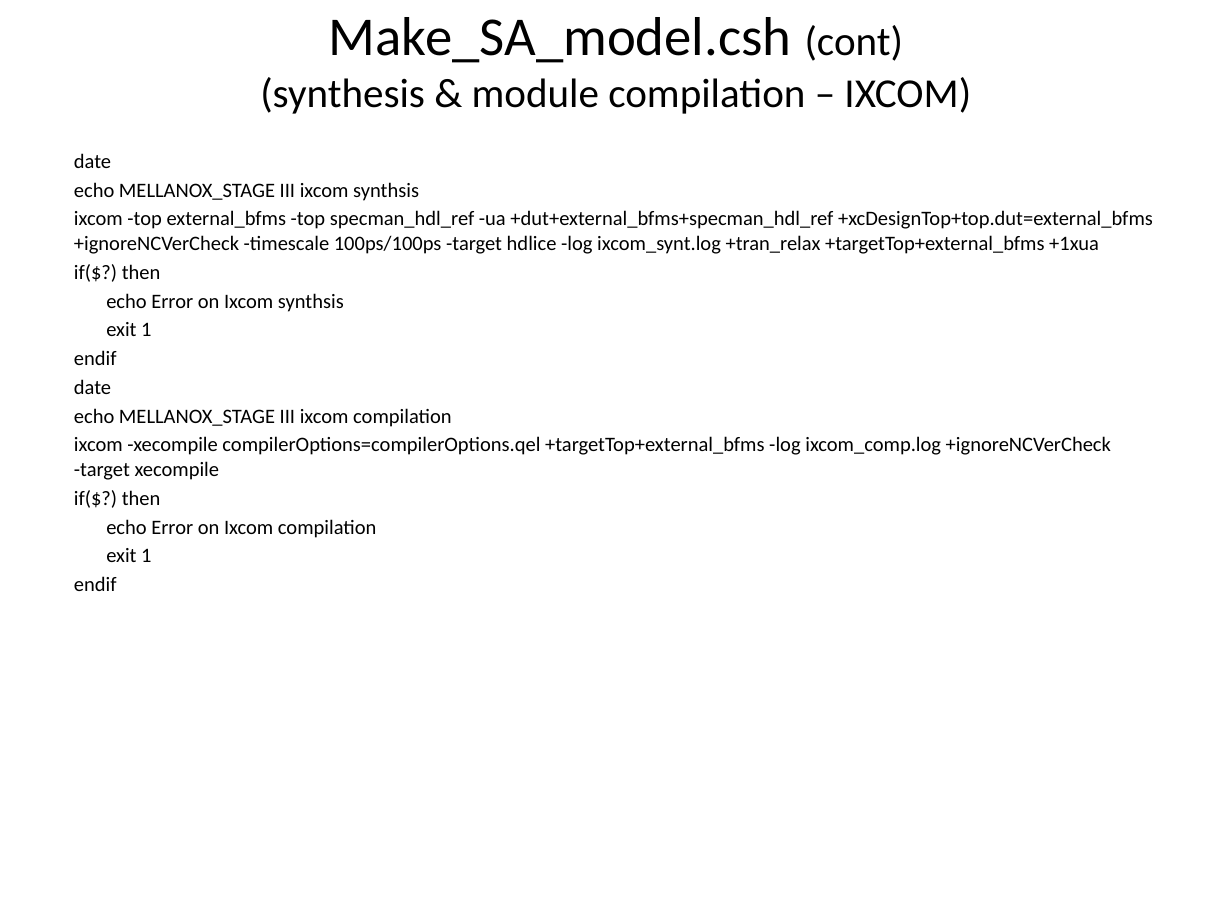
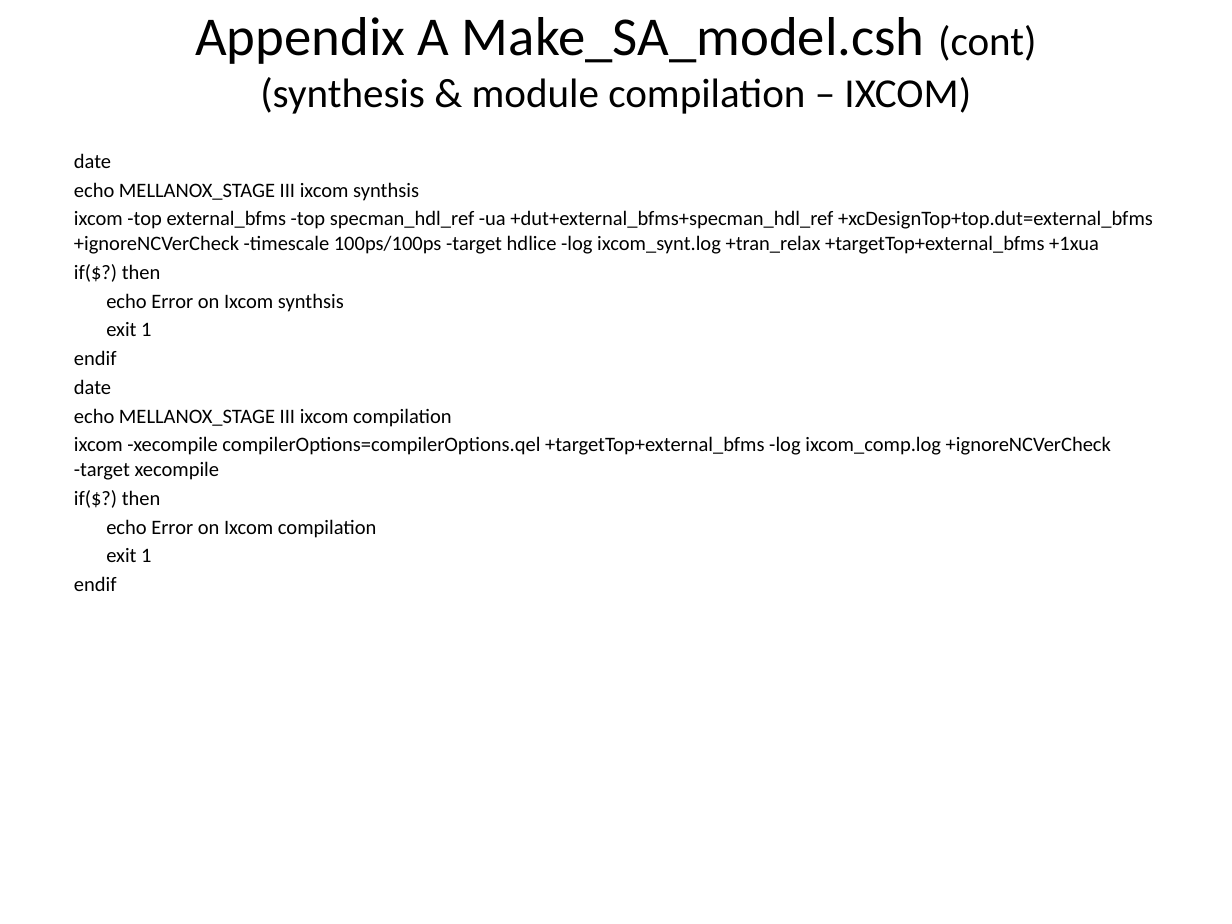
Before and after one commit to zahike/Palladium, a slide deck: slide 15 of Simulation Acceleration tutoria.pptx (slide 12 before the commit). Drawn at 1232x924 pixels with LibreOffice and Linux fonts; fonts in the diff are those of the drawing. Boxes give left, top, right and bottom in pixels: in the first picture for what was removed or moved away, otherwise in the second. Text is boxed around its words. In the diff, an @@ line names an element or a change of style, - is before the commit and + after.

Commit message:
start working modules (inputs)

```diff
--- a/Simulation Acceleration tutoria.pptx
+++ b/Simulation Acceleration tutoria.pptx
@@ title at bbox=[195, 17, 1036, 114]: text changed @@
-Make_SA_model.csh (cont)
-(synthesis & module compilation – IXCOM)
+Appendix A Make_SA_model.csh (cont)
+(synthesis & module compilation – IXCOM)
```
Also in this commit, not shown: 4 other slides changed, 3 slides added.
